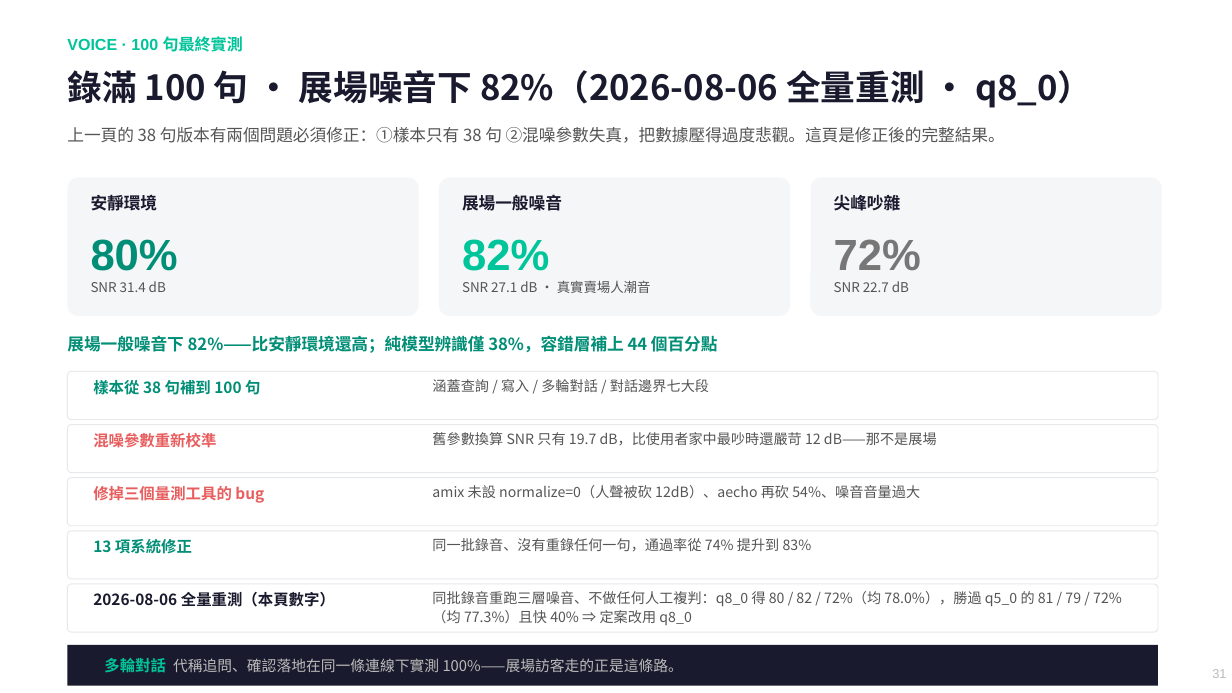
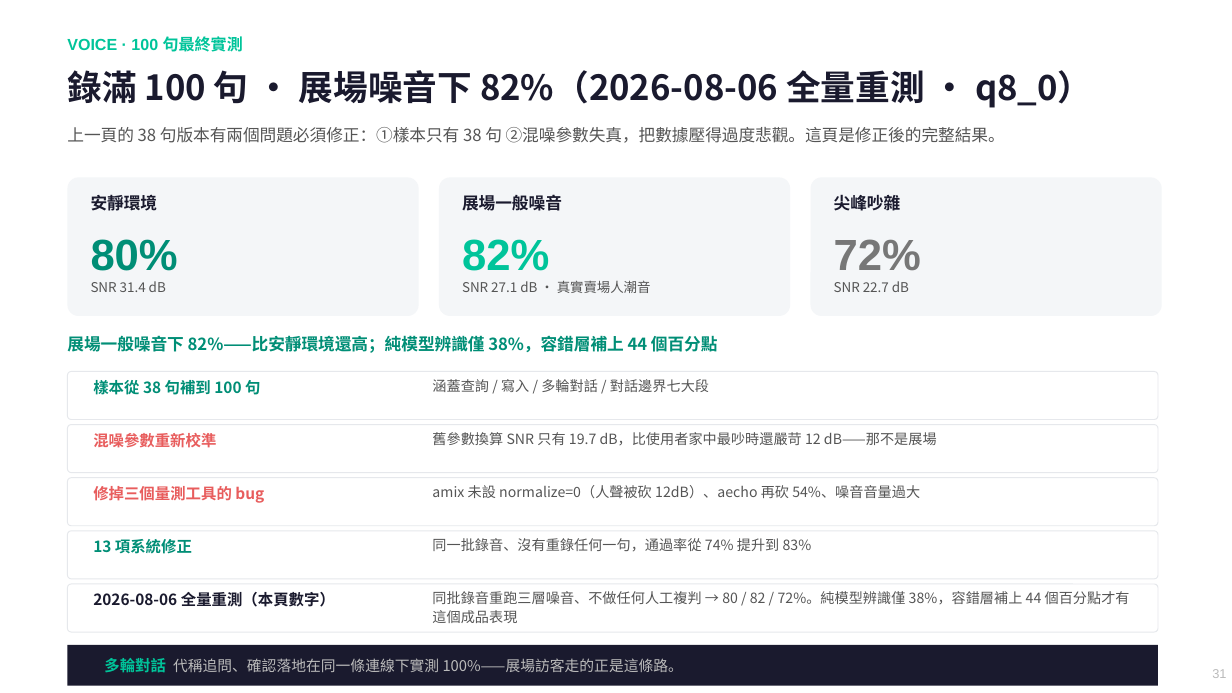
Before and after one commit to chunyen627-afk/warehouse-v2-agent, a slide deck: slide 31 of 倉管Agent_專案簡報.pptx. Drawn at 1232x693 pixels with LibreOffice and Linux fonts; fonts in the diff are those of the drawing. Boxes give left, top, right and bottom in pixels: in the first picture for what was removed or moved away, otherwise in the second. Text is boxed around its words. In the diff, an @@ line names an element or a change of style, - is before the commit and + after.

```diff
--- a/倉管Agent_專案簡報.pptx
+++ b/倉管Agent_專案簡報.pptx
@@ text at (x1=432, y1=591, x2=1130, y2=623): text changed @@
-同批錄音重跑三層噪音、不做任何人工複判：q8_0 得 80 / 82 / 72%（均 78.0%），勝過 q5_0 的 81 / 79 / 72%（均 77.3%）且快 40% ⇒ 定案改用 q8_0
+同批錄音重跑三層噪音、不做任何人工複判 → 80 / 82 / 72%。純模型辨識僅 38%，容錯層補上 44 個百分點才有這個成品表現
```
Also in this commit, not shown: 10 other slides changed, 5 other files.
